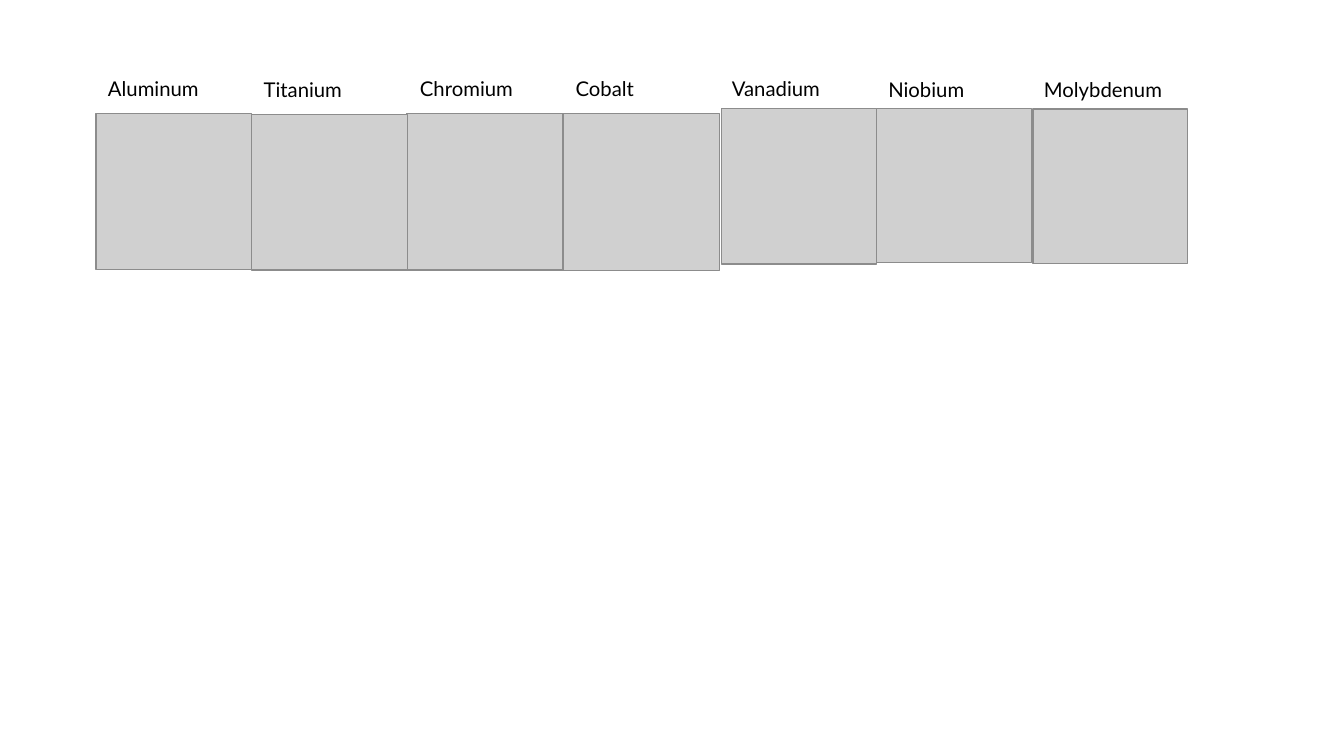
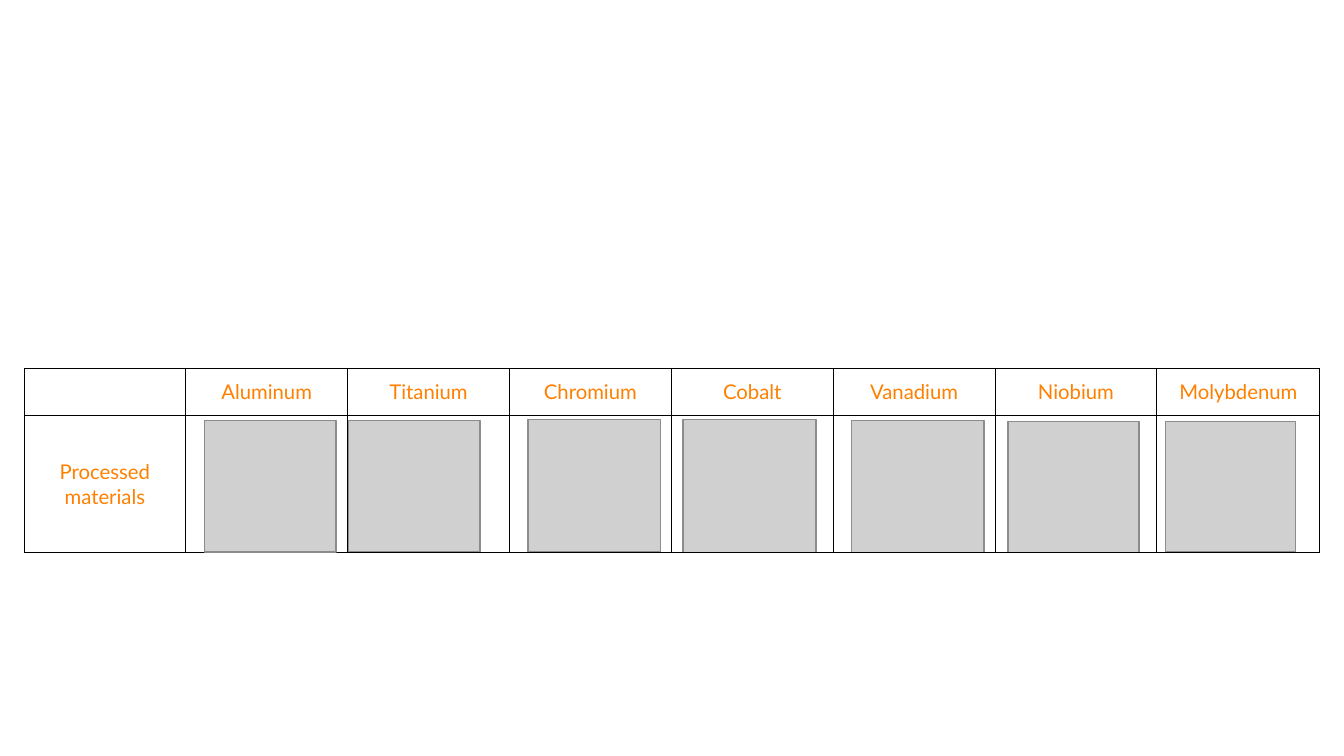
Before and after one commit to Spaghenutti/Spaghetorio, a slide deck: slide 1 of documentation/Images/Resources.odp. Drawn at 1344x756 pixels with LibreOffice and Linux fonts; fonts in the diff are those of the drawing; grey boxes stand for pictures. Boxes give left, top, right and bottom in pixels: in the first picture for what was removed or moved away, otherwise in the second. Text is boxed around its words. In the diff, an @@ line names an element or a change of style, - is before the commit and + after.

```diff
--- a/documentation/Images/Resources.odp
+++ b/documentation/Images/Resources.odp
@@ text removed at <box>108,81,199,96</box> @@
-Aluminum
@@ text removed at <box>264,82,342,97</box> @@
-Titanium
@@ text removed at <box>420,81,513,96</box> @@
-Chromium
@@ text removed at <box>576,81,634,96</box> @@
-Cobalt
@@ text removed at <box>732,81,820,96</box> @@
-Vanadium
@@ text removed at <box>888,82,964,97</box> @@
-Niobium
@@ text removed at <box>1044,82,1162,101</box> @@
-Molybdenum
@@ table added at <box>24,370,1323,554</box>, 2 rows, 8 columns @@
+ | Aluminum | Titanium | Chromium | Cobalt | Vanadium | Niobium | Molybdenum
+Processed materials |  |  |  |  |  |  | 
@@ picture: place and size @@
-picture at <box>563,113,721,271</box>
+picture at <box>205,421,337,552</box>
@@ picture: place and size @@
-picture at <box>407,113,563,270</box>
+picture at <box>349,421,481,552</box>
@@ picture: place and size @@
-picture at <box>722,109,878,265</box>
+picture at <box>528,420,661,552</box>
@@ picture: place and size @@
-picture at <box>251,115,407,271</box>
+picture at <box>683,420,816,552</box>
@@ picture: place and size @@
-picture at <box>877,109,1032,263</box>
+picture at <box>853,421,985,554</box>
@@ picture: place and size @@
-picture at <box>1033,109,1188,263</box>
+picture at <box>1009,422,1140,554</box>
@@ picture: place and size @@
-picture at <box>96,113,252,270</box>
+picture at <box>1166,422,1296,552</box>
```
